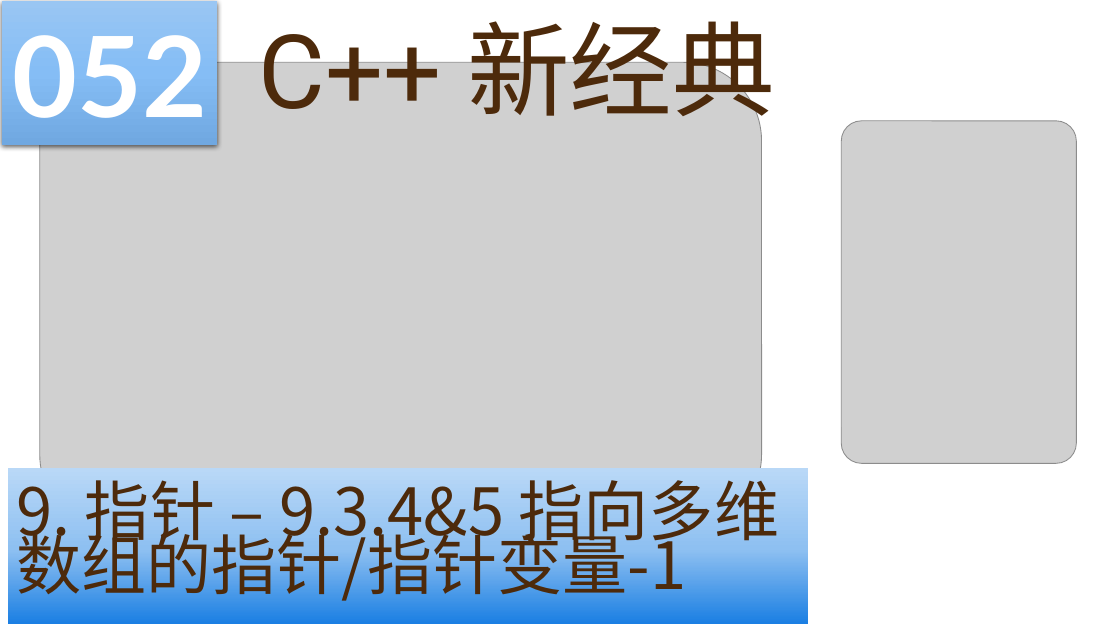
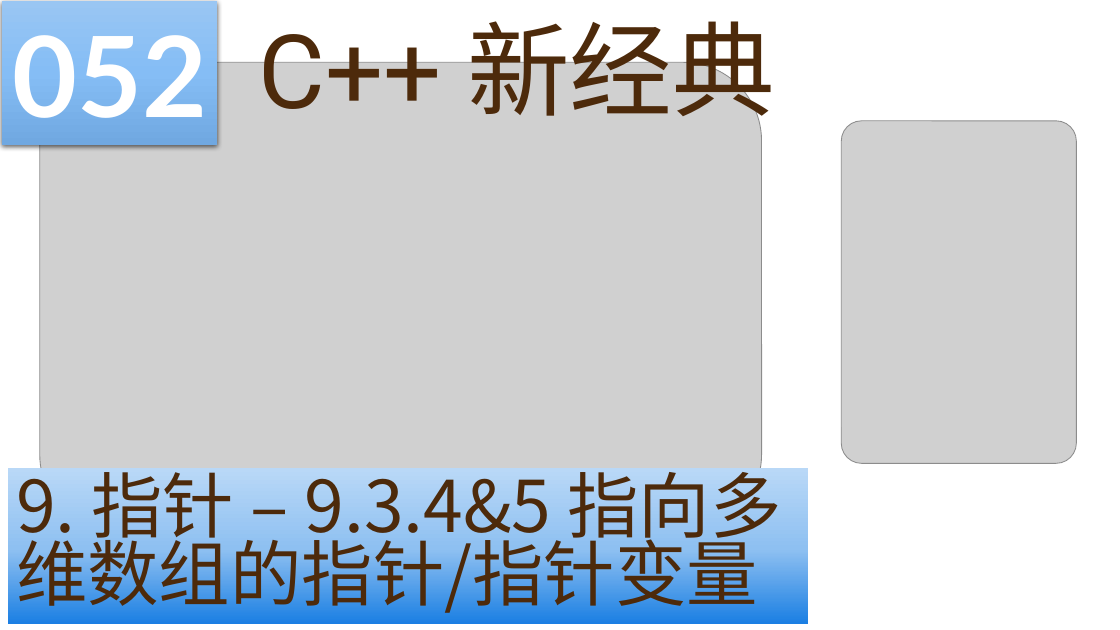
Before and after one commit to yasenstar/learn_cpp, a slide deck: slide 52 of cpp_new/C++ 新经典.pptx. Drawn at 1120x630 pixels with LibreOffice and Linux fonts; fonts in the diff are those of the drawing; grey boxes stand for pictures; background and template pictures are left out. Boxes give left, top, right and bottom in pixels: in the first picture for what was removed or moved away, otherwise in the second. Text is boxed around its words. In the diff, an @@ line names an element or a change of style, - is before the commit and + after.

```diff
--- a/cpp_new/C++ 新经典.pptx
+++ b/cpp_new/C++ 新经典.pptx
@@ text in rectangle at [16,459,781,618]: text changed; size 55.8 to 61.2 pt @@
-9. 指针 – 9.3.4&5 指向多维数组的指针/指针变量-1
+9. 指针 – 9.3.4&5 指向多维数组的指针/指针变量
```
Also in this commit, not shown: 17 other slides changed, 1 slide removed, 41 other files.
